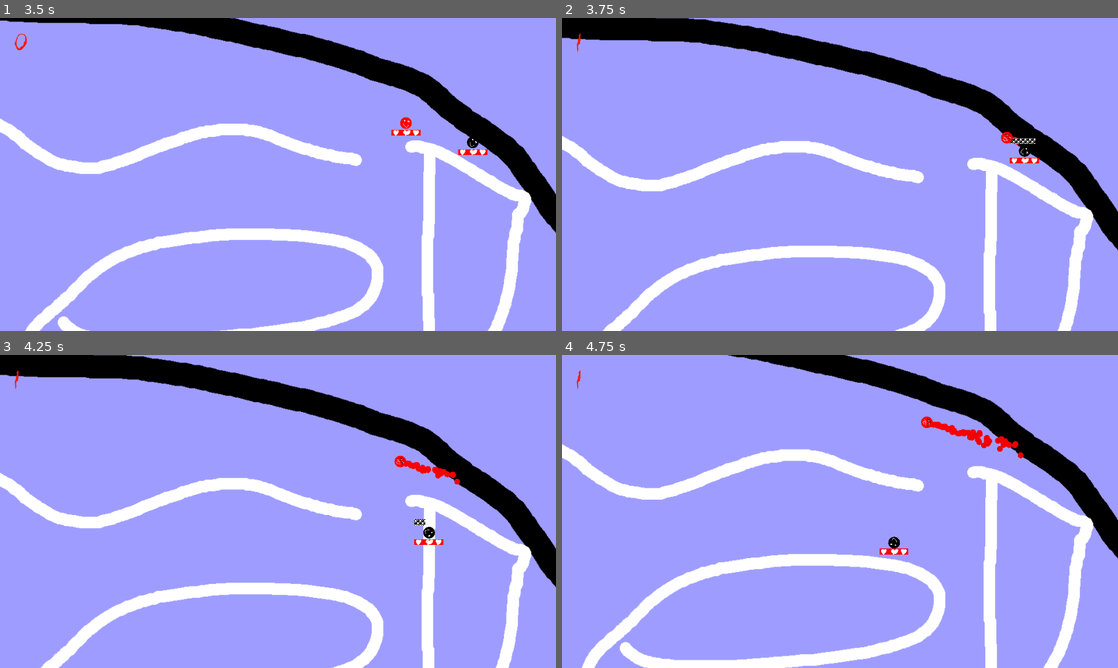
Above: before the commit, frames 1-4 (two rows, left to right).
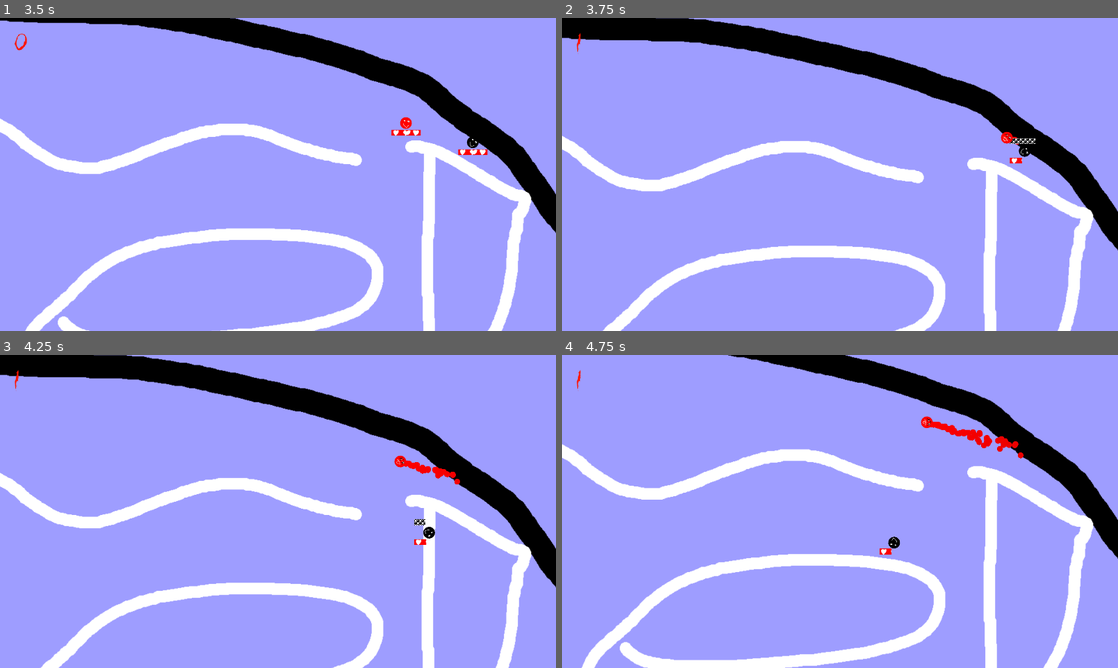
Above: after the commit, the same moments.

Repository: Junber/LD-47
Game: Godot game, scene res://Scenes/Root.tscn
Same seed, same stepped clock (60 frames per second), same inputs: the game is played once before the commit and once after it.
Inputs:
- Up to frame 1 (3.5 s): tap Enter at 0.5 s; hold D (move_right) 0.53-1.28 s; tap Space (boost) every 0.75 s from 0.6 to 2.85 s; hold S (move_down) 1.28-2.03 s; hold D (move_right) 2.03-2.78 s; hold W (move_up) from 2.78 s (still down)
- Up to frame 2 (3.75 s): release W (move_up) at 3.53 s; hold A (move_left) from 3.53 s (still down); tap Space (boost) at 3.6 s
- Up to frame 3 (4.25 s): keep holding A (move_left)
- Up to frame 4 (4.75 s): keep holding A (move_left); tap Space (boost) at 4.35 s

Frame 1 is identical in both runs. In frame 2, less than 0.1% of the frame differs, in the area x 82-86%, y 44-47%; in frame 3, less than 0.1%; in frame 4, less than 0.1%, in the area x 59-63%, y 61-64%.

Commit message:
Make laser damage scale correctly with time

Diff:
--- a/Scripts/Border.gd
+++ b/Scripts/Border.gd
@@ -3,5 +3,8 @@
 func getHitBy(collider, collision):
 	collider.collideWithWall(self, collision)
 
+func collideWithLaser(damage):
+	pass
+
 func _ready():
 	pass # Replace with function body.
--- a/Scripts/IceScater.gd
+++ b/Scripts/IceScater.gd
@@ -18,6 +18,9 @@
 func collideWithWall(_collider, collision):
 	velocity = velocity.bounce(collision.normal) / 2
 	rotationSpeed /= 2
+
+func collideWithLaser(damage):
+	takeDamage(damage)
 
 func collideWithIceScater(_collider):
 	pass
@@ -50,11 +53,6 @@
 	healthBar.value -= amount
 	if healthBar.value <= 0:
 		kill()
-		return true
-	return false
-
-func hitIceScater(_collision):
-	pass
 
 func spinUp(delta):
 	rotationSpeed = min(rotationSpeed + 10 * delta, maxRotationSpeed)
--- a/Scripts/Laser.gd
+++ b/Scripts/Laser.gd
@@ -2,16 +2,7 @@
 
 onready var laserBeam = $LaserBeam
 onready var laserSparks = $Sparks
-export var damage = 10;
-
-func getHitBy(_collider, _collision):
-	pass
-
-func collideWithWall(_collider, _collision):
-	pass
-
-func collideWithIceScater(collider):
-	collider.takeDamage(damage)
+export var damage = 800
 
 func _process(_delta):
 	if get_parent().dead:
@@ -21,7 +12,7 @@
 	rotation += delta
 
 	if is_colliding():
-		var point = to_local(get_collision_point())
-		laserBeam.points[1]=point
-		laserSparks.position=point
-		get_collider().getHitBy(self, null)
+		var laserEndPoint = to_local(get_collision_point())
+		laserBeam.points[1] = laserEndPoint
+		laserSparks.position = laserEndPoint
+		get_collider().collideWithLaser(damage * delta)
